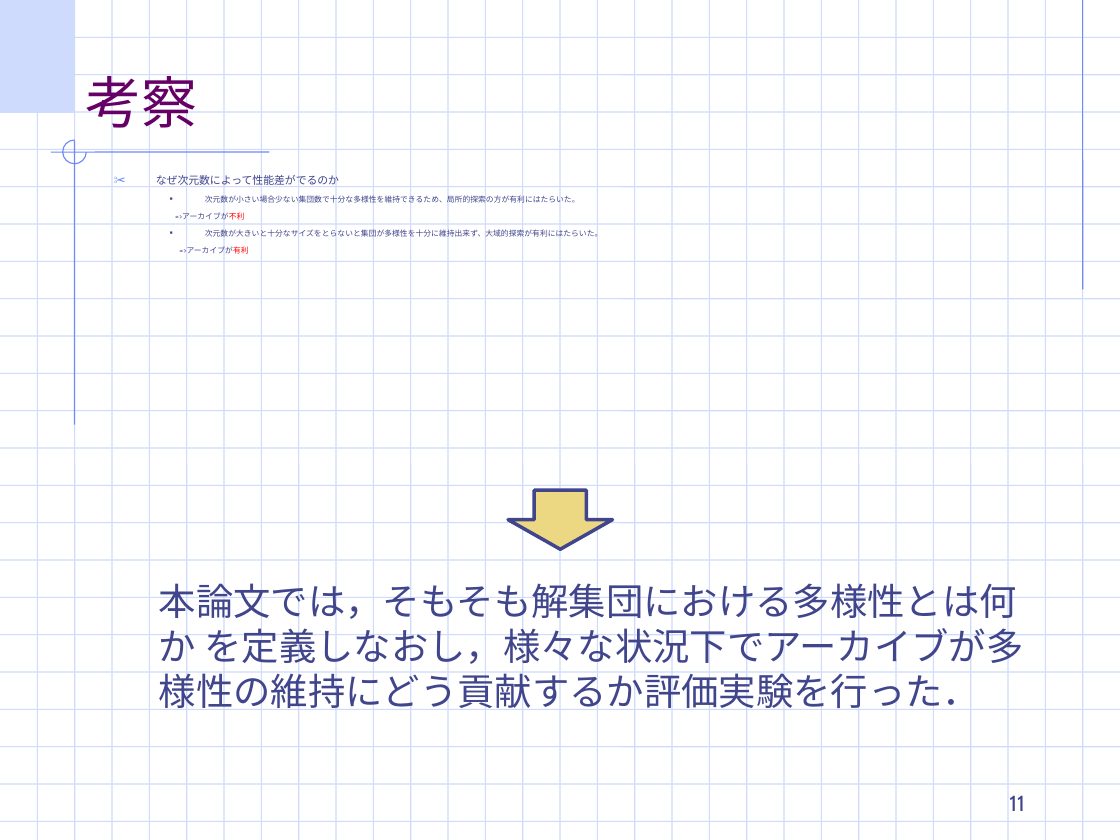
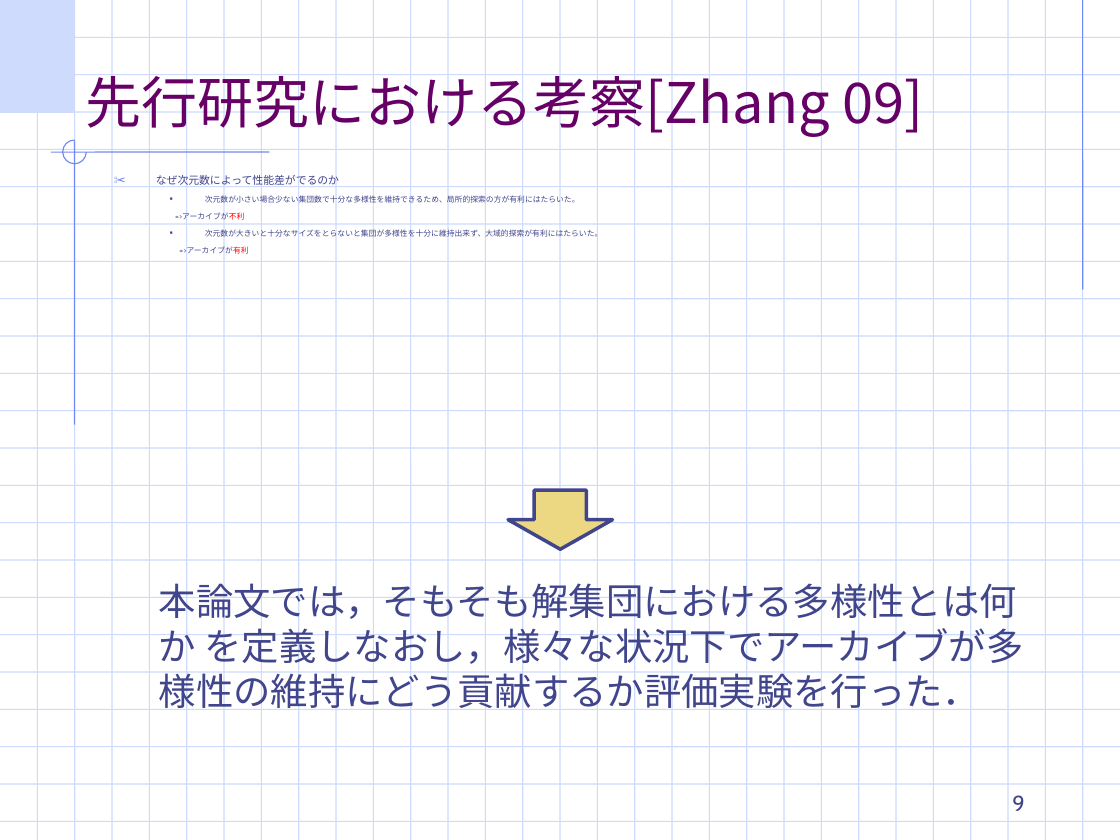
Before and after one commit to TakefumiYamamura/labolatry, a slide deck: slide 9 of 適応DE最終ゼミ発表.ppt (slide 11 before the commit). Drawn at 1120x840 pixels with LibreOffice and Linux fonts; fonts in the diff are those of the drawing; background and template pictures are left out. Boxes give left, top, right and bottom in pixels: in the first picture for what was removed or moved away, otherwise in the second. Text is boxed around its words. In the diff, an @@ line names an element or a change of style, - is before the commit and + after.

```diff
--- a/適応DE最終ゼミ発表.ppt
+++ b/適応DE最終ゼミ発表.ppt
@@ title at [86,66,923,137]: text changed @@
-考察
+先行研究における考察[Zhang 09]
@@ page number at [1012,795,1024,811]: text changed @@
-11
+9
```
Also in this commit, not shown: 15 other slides changed, 4 slides added, 2 slides removed.
